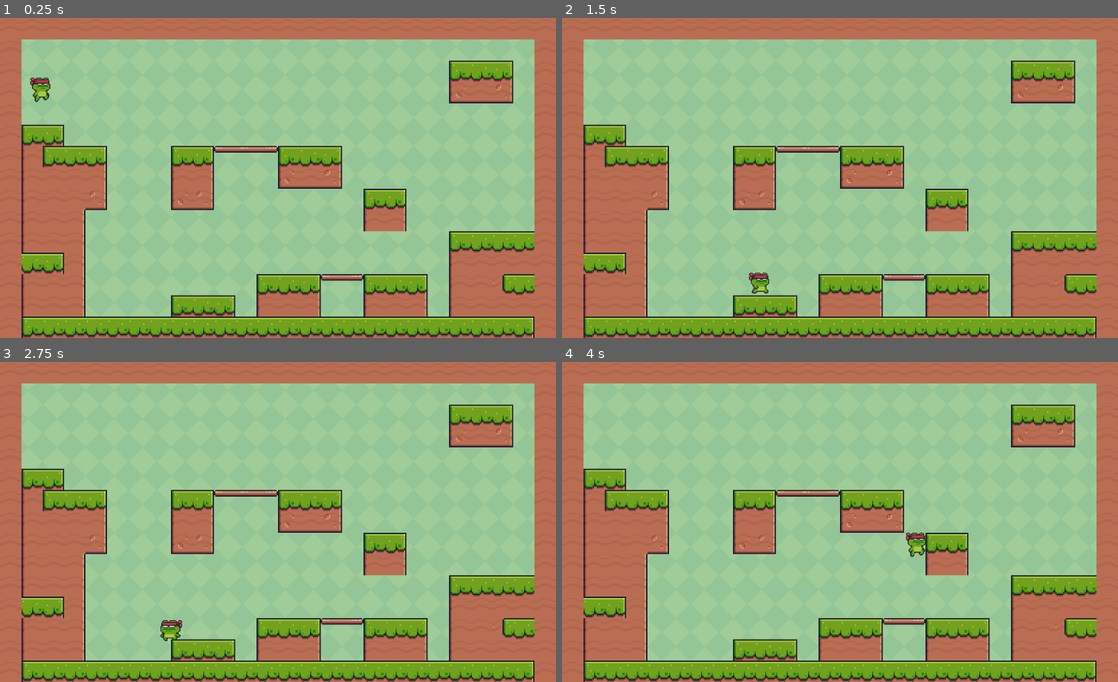
Above: before the commit, frames 1-4 (two rows, left to right).
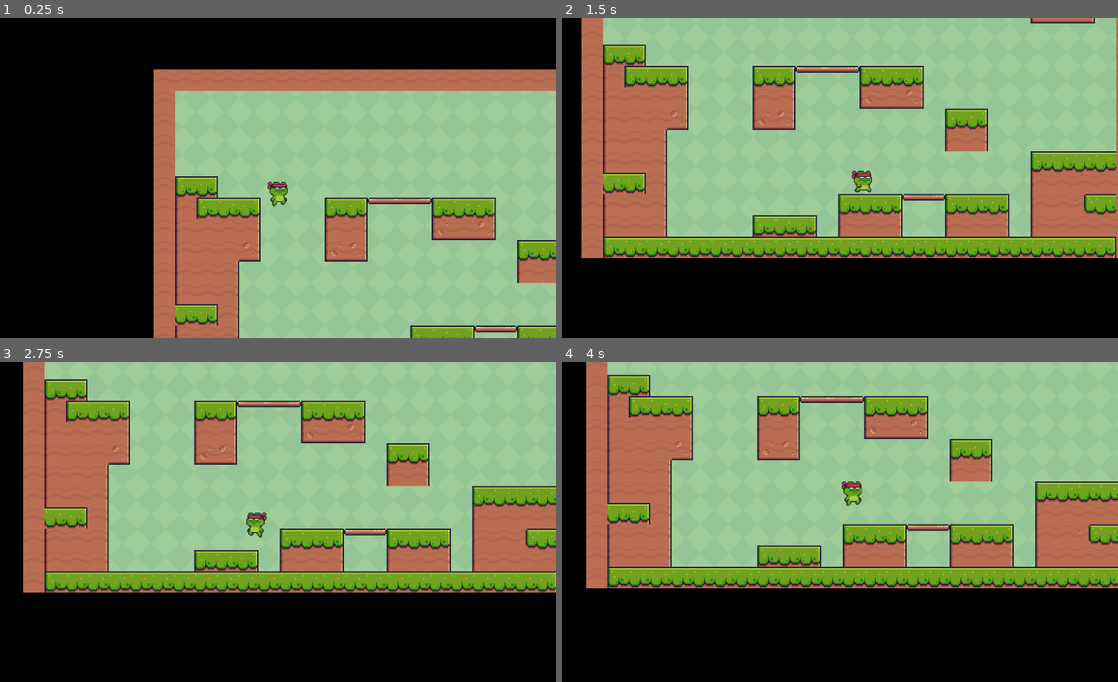
Above: after the commit, the same moments.

Repository: peetj/godot-game-design-workshop
Game: Godot game, scene res://main.tscn
Same seed, same stepped clock (60 frames per second), same inputs: the game is played once before the commit and once after it.
Inputs:
- Up to frame 1 (0.25 s): no input
- Up to frame 2 (1.5 s): hold Right (right) from 0.53 s (still down); tap Up (jump) at 0.77 s
- Up to frame 3 (2.75 s): tap Up (jump) at 1.52 s; release Right (right) at 2.03 s; hold Left (left) from 2.03 s (still down)
- Up to frame 4 (4 s): release Left (left) at 2.78 s; hold Right (right) from 2.78 s (still down); tap Up (jump) at 3.02, 3.77 s

The runs differ from the first frame. In frame 1, 73% of the frame differs, in the area x 0-100%, y 0-100%; in frame 2, 65%; in frame 3, 69%; in frame 4, 70%.

Commit message:
Stage 8 - Basic Camera

Diff:
--- a/main.tscn
+++ b/main.tscn
@@ -195,5 +195,10 @@
 layer_0/tile_data = PackedInt32Array(262144, 458752, 1, 327680, 458752, 1, 393216, 458752, 1, 458752, 458752, 1, 524288 …(2941 unchanged characters)…
 
 [node name="CharacterBody2D" parent="." instance=ExtResource("3_h2yge")]
-position = Vector2(76, 69)
+position = Vector2(264, 188)
 script = ExtResource("5_lquwl")
+
+[node name="Camera2D" type="Camera2D" parent="CharacterBody2D"]
+position = Vector2(15, 24)
+position_smoothing_enabled = true
+position_smoothing_speed = 7.0
--- a/project.godot
+++ b/project.godot
@@ -49,3 +49,4 @@
 [rendering]
 
 renderer/rendering_method="mobile"
+environment/defaults/default_clear_color=Color(0, 0, 0, 1)
